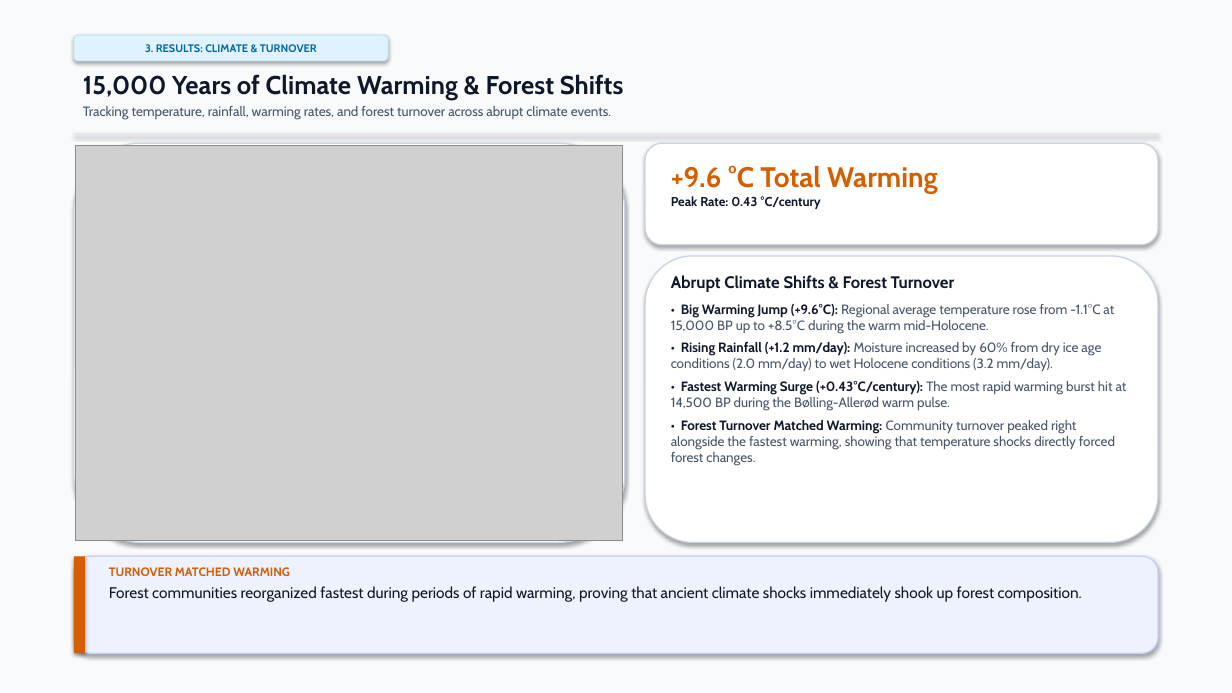
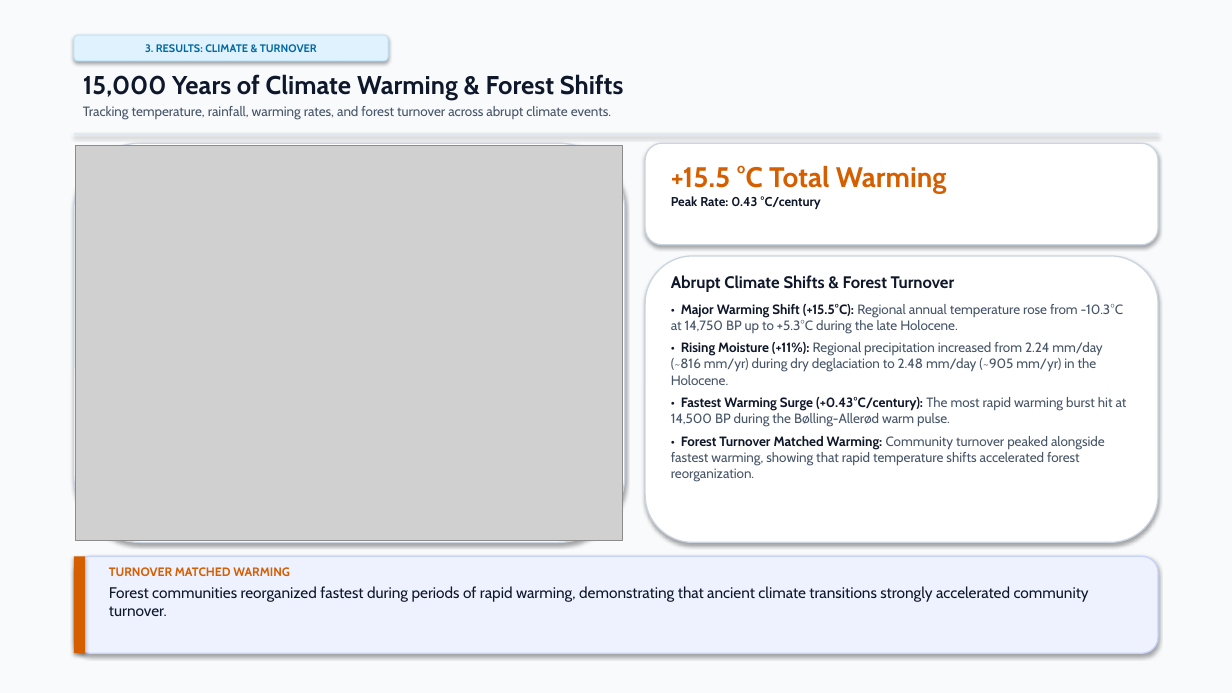
Before and after one commit to vivek-r-2000/EST-Project, a slide deck: slide 8 of TBD2_Final_Project_Presentation_unslopped.pptx. Drawn at 1232x693 pixels with LibreOffice and Linux fonts; fonts in the diff are those of the drawing; grey boxes stand for pictures. Boxes give left, top, right and bottom in pixels: in the first picture for what was removed or moved away, otherwise in the second. Text is boxed around its words. In the diff, an @@ line names an element or a change of style, - is before the commit and + after.

Commit message:
fix(presentation): correct temperature range from -10.3C to 5.3C (+15.5C warming)

```diff
--- a/TBD2_Final_Project_Presentation_unslopped.pptx
+++ b/TBD2_Final_Project_Presentation_unslopped.pptx
@@ text at [671, 165, 947, 193]: text changed @@
-+9.6 °C Total Warming
++15.5 °C Total Warming
@@ text at [671, 304, 1123, 385]: text changed @@
-• Big Warming Jump (+9.6°C): Regional average temperature rose from -1.1°C at 15,000 BP up to +8.5°C during the warm mid-Holocene.
-• Rising Rainfall (+1.2 mm/day): Moisture increased by 60% from dry ice age conditions (2.0 mm/day) to wet Holocene conditions (3.2 mm/day).
+• Major Warming Shift (+15.5°C): Regional annual temperature rose from -10.3°C at 14,750 BP up to +5.3°C during the late Holocene.
+• Rising Moisture (+11%): Regional precipitation increased from 2.24 mm/day (~816 mm/yr) during dry deglaciation to 2.48 mm/day (~905 mm/yr) in the Holocene.
@@ text at [671, 436, 1105, 482]: text changed @@
-• Forest Turnover Matched Warming: Community turnover peaked right alongside the fastest warming, showing that temperature shocks directly forced forest changes.
+• Forest Turnover Matched Warming: Community turnover peaked alongside fastest warming, showing that rapid temperature shifts accelerated forest reorganization.
@@ text at [109, 586, 1089, 616]: text changed @@
-Forest communities reorganized fastest during periods of rapid warming, proving that ancient climate shocks immediately shook up forest composition.
+Forest communities reorganized fastest during periods of rapid warming, demonstrating that ancient climate transitions strongly accelerated community turnover.
```
Also in this commit, not shown: 18 other slides changed, 1 other file.
